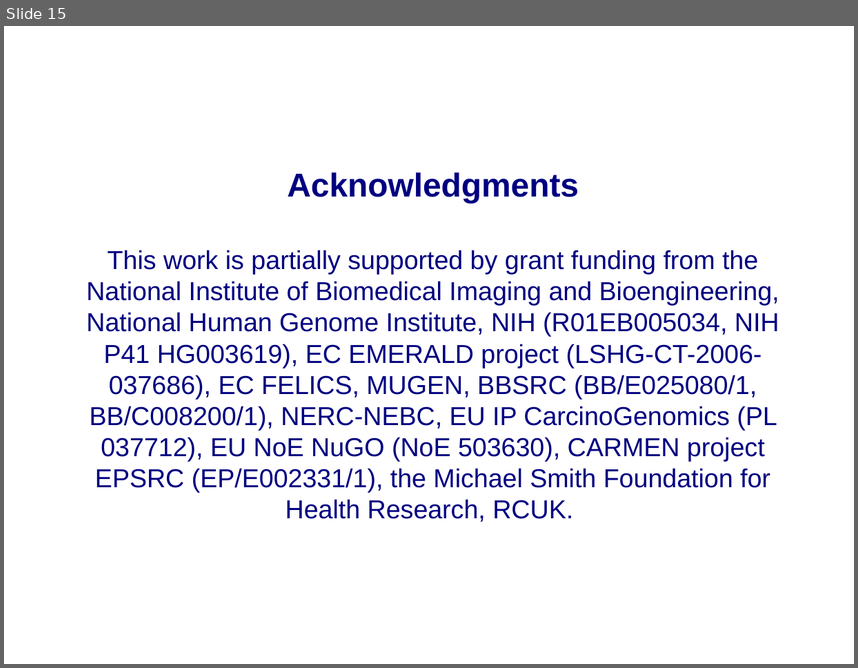
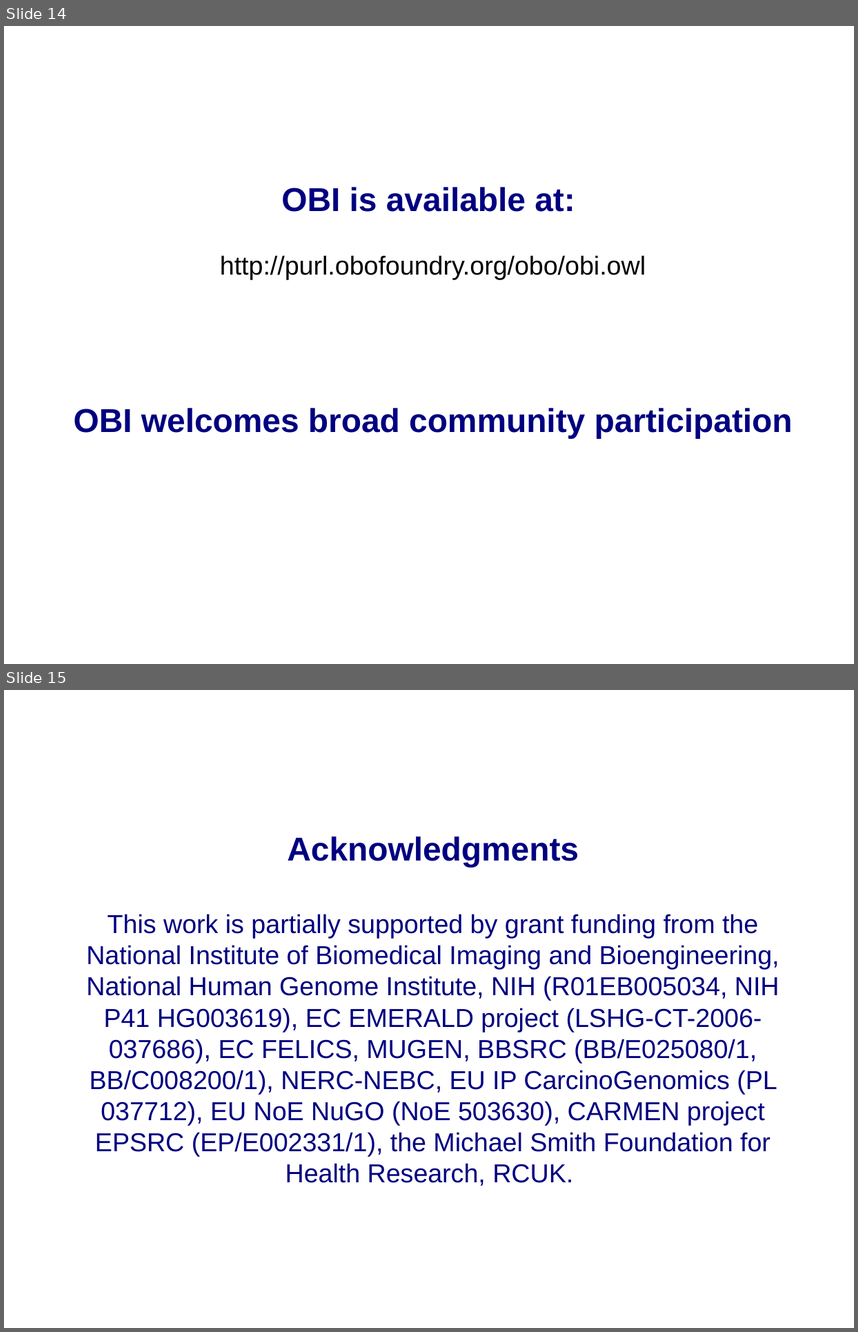
Before and after one commit to jamesaoverton/obi-backup, a slide deck: docs/papers/ISMB_2009/OBI-SIG.ppt. Shown one above the other, each under a label of ours: slide 15 before the commit, slides 14 and 15 after it. The pictures are 858x668 and 858x1332 pixels, drawn with LibreOffice and Linux fonts; fonts in the diff are those of the drawing; background and template pictures are left out. Boxes give left, top, right and bottom in pixels: in the first picture for what was removed or moved away, otherwise in the second. Text is boxed around its words. In the diff, an @@ line names an element or a change of style, - is before the commit and + after.

```diff
--- a/docs/papers/ISMB_2009/OBI-SIG.ppt
+++ b/docs/papers/ISMB_2009/OBI-SIG.ppt
@@ slide 14 added at (x1=4, y1=26, x2=854, y2=664), background picture (left out) @@
@@ text added at (x1=74, y1=187, x2=793, y2=438), 28 pt, text #000080, bold @@
+OBI is available at:
+http://purl.obofoundry.org/obo/obi.owl
+OBI welcomes broad community participation
```
Also in this commit, not shown: 4 slides changed, 3 other slides added, 4 slides removed.
